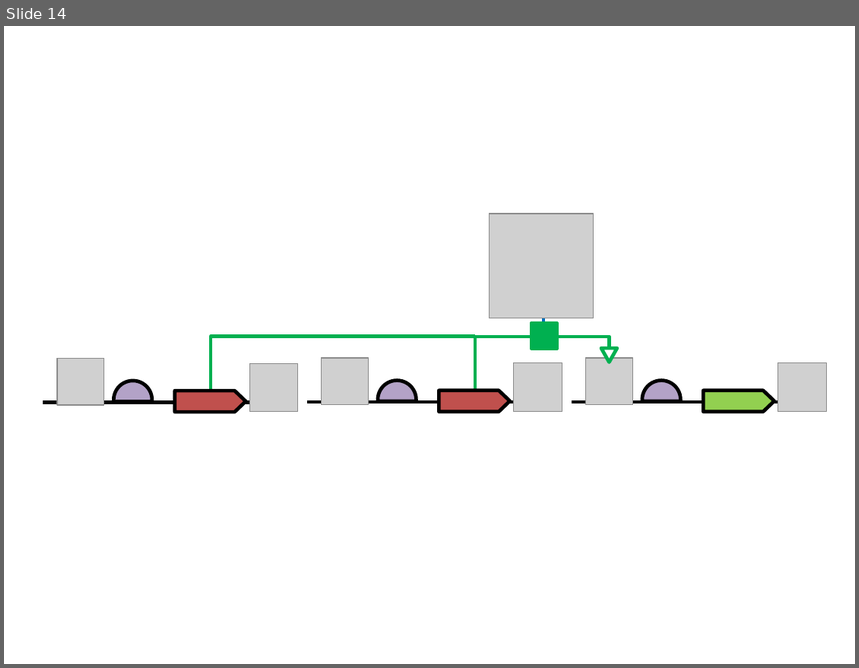
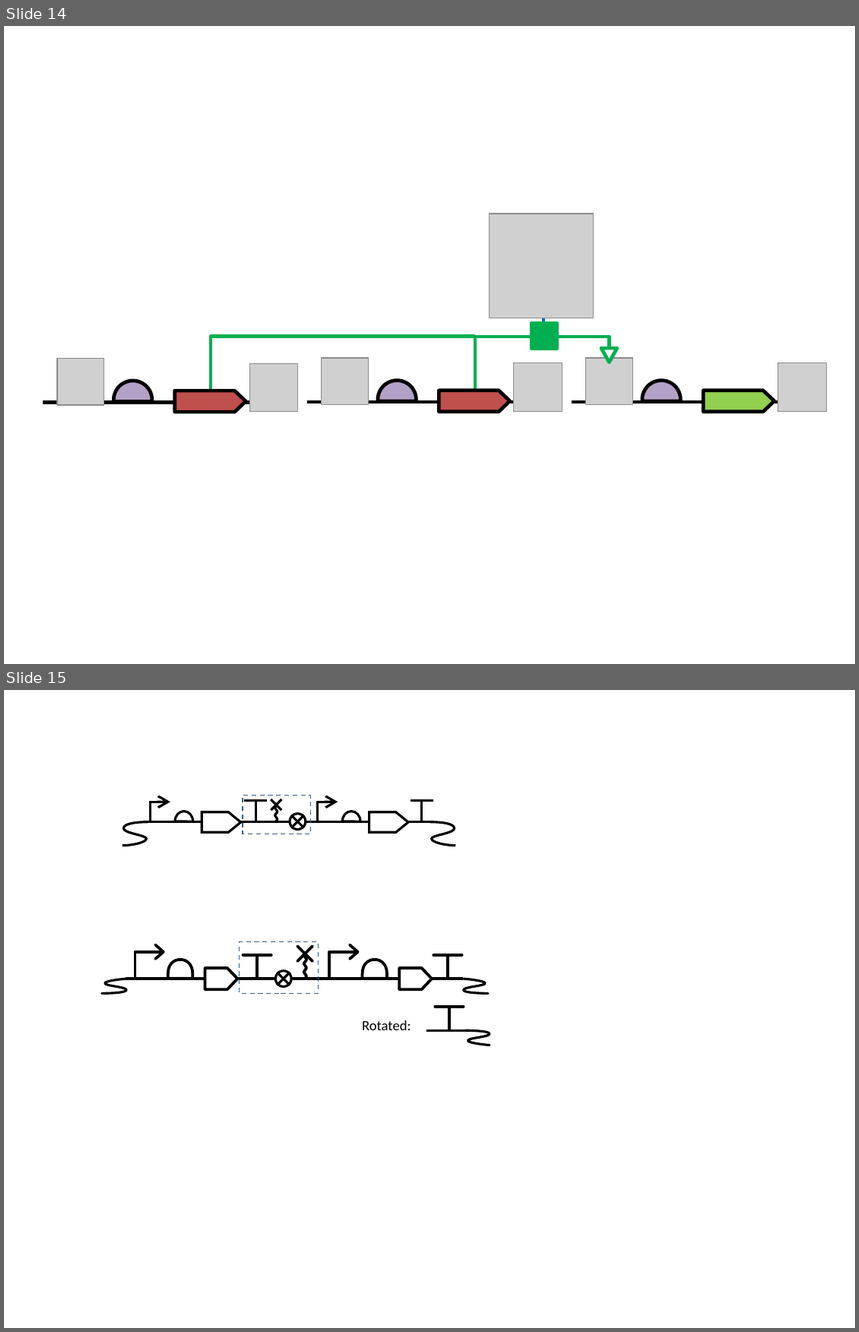
Before and after one commit to SynBioDex/SBOL-visual, a slide deck: specification/imgsrc/examples.pptx. Shown one above the other, each under a label of ours: slide 14 before the commit, slides 14 and 15 after it. The pictures are 859x668 and 859x1332 pixels, drawn with LibreOffice and Linux fonts; fonts in the diff are those of the drawing; grey boxes stand for pictures. Boxes give left, top, right and bottom in pixels: in the first picture for what was removed or moved away, otherwise in the second. Text is boxed around its words. In the diff, an @@ line names an element or a change of style, - is before the commit and + after.

```diff
--- a/specification/imgsrc/examples.pptx
+++ b/specification/imgsrc/examples.pptx
@@ slide 15 added at (4,690,855,1328), background #FFFFFF @@
@@ group added at (124,796,455,846): 12 freeform shapes, 7 lines, 1 ellipse, 1 rectangle @@
@@ freeform shape added at (135,952,162,978), outline #000000 2.4 pt @@
@@ freeform shape added at (155,945,163,959), outline #000000 2.4 pt @@
@@ freeform shape added at (168,960,193,979), outline #000000 2.4 pt @@
@@ rectangle added at (239,942,318,994), outline #3A5F8C 1 pt dashed @@
@@ freeform shape added at (243,954,272,955), outline #000000 2.4 pt @@
@@ freeform shape added at (257,955,258,979), outline #000000 2.4 pt @@
@@ group added at (297,946,313,979): 5 freeform shapes @@
@@ freeform shape added at (329,952,357,978), outline #000000 2.4 pt @@
@@ freeform shape added at (350,945,357,959), outline #000000 2.4 pt @@
@@ freeform shape added at (363,960,387,979), outline #000000 2.4 pt @@
@@ freeform shape added at (434,954,462,955), outline #000000 2.4 pt @@
@@ freeform shape added at (448,955,449,979), outline #000000 2.4 pt @@
@@ freeform shape added at (102,979,126,993), outline #000000 2 pt @@
@@ line added from (126, 979) to (462, 979), #000000 2 pt @@
@@ freeform shape added at (205,968,237,989), fill #FFFFFF, outline #000000 2.4 pt @@
@@ freeform shape added at (236,980,278,981), outline #999999 0.4 pt @@
@@ ellipse added at (275,971,292,987), fill #FFFFFF, outline #000000 2 pt @@
@@ line added from (278, 973) to (289, 985), #000000 2 pt @@
@@ line added from (278, 985) to (289, 973), #000000 2 pt @@
@@ freeform shape added at (399,968,431,989), fill #FFFFFF, outline #000000 2.4 pt @@
@@ freeform shape added at (427,980,469,981), outline #999999 0.4 pt @@
@@ freeform shape added at (464,979,488,993), outline #000000 2 pt @@
@@ freeform shape added at (436,1007,464,1008), outline #000000 2.4 pt @@
@@ freeform shape added at (449,1008,450,1030), outline #000000 2.4 pt @@
@@ text added at (362,1021,411,1030), 12 pt, text #000000 @@
+Rotated:
@@ line added from (428, 1030) to (464, 1030), #000000 2 pt @@
@@ freeform shape added at (465,1030,490,1045), outline #000000 2 pt @@
@@ freeform shape added at (428,1032,471,1033), outline #999999 0.4 pt @@
```
Also in this commit, not shown: 2 other files.
